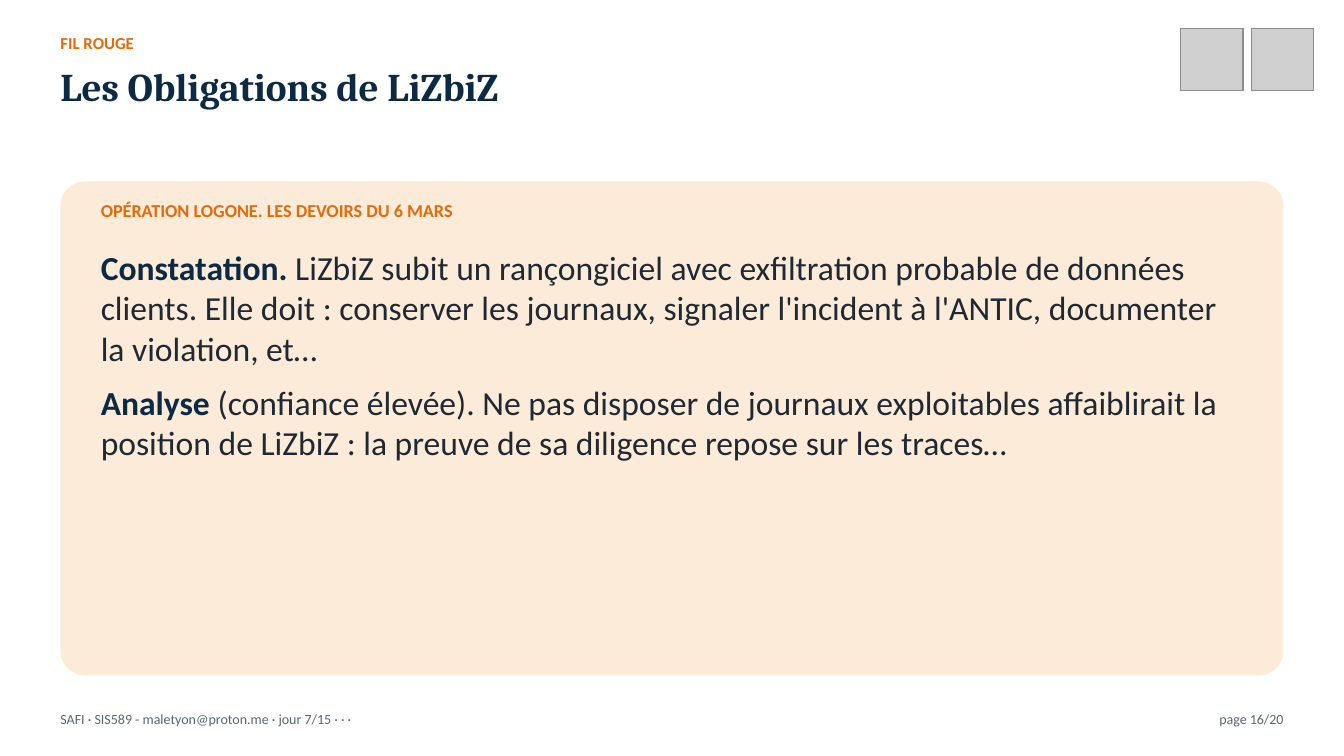
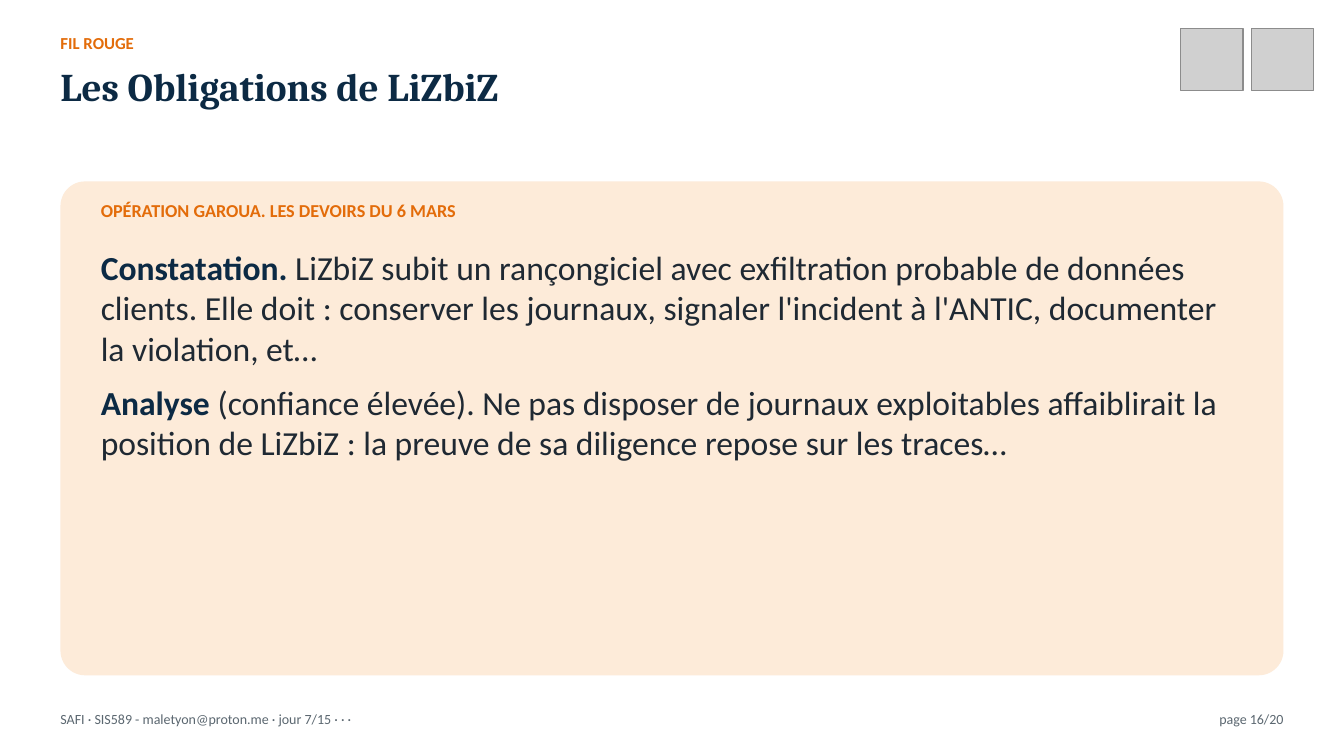
Before and after one commit to MaletYon/cours-safi, a slide deck: slide 16 of Présentation/SAFI_J07.pptx. Drawn at 1344x756 pixels with LibreOffice and Linux fonts; fonts in the diff are those of the drawing; grey boxes stand for pictures. Boxes give left, top, right and bottom in pixels: in the first picture for what was removed or moved away, otherwise in the second. Text is boxed around its words. In the diff, an @@ line names an element or a change of style, - is before the commit and + after.

Commit message:
Cohérence des cas pratiques : noms, opérations et chronologies harmonisés avec les autres cours (livre, fiches, présentations, NDAP SUKULU)

```diff
--- a/Présentation/SAFI_J07.pptx
+++ b/Présentation/SAFI_J07.pptx
@@ text at bbox=[101, 202, 455, 217]: text changed @@
-OPÉRATION LOGONE. LES DEVOIRS DU 6 MARS
+OPÉRATION GAROUA. LES DEVOIRS DU 6 MARS
```
Also in this commit, not shown: 42 other files.
